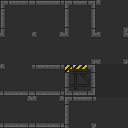
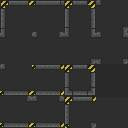
Layered file, before and after one edit (128px x 128px). Changes by layer:
renamed "Layer 7" to "Layer 17", painted on it over (x1=0, y1=1, x2=96, y2=128)
